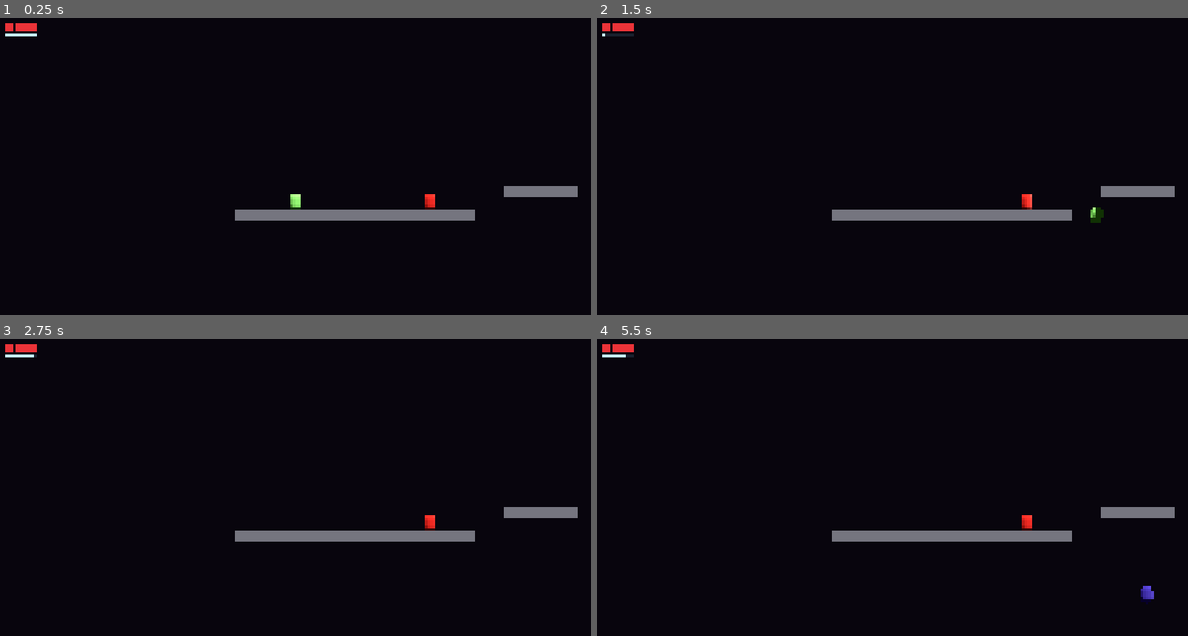
Above: before the commit, frames 1-4 (two rows, left to right).
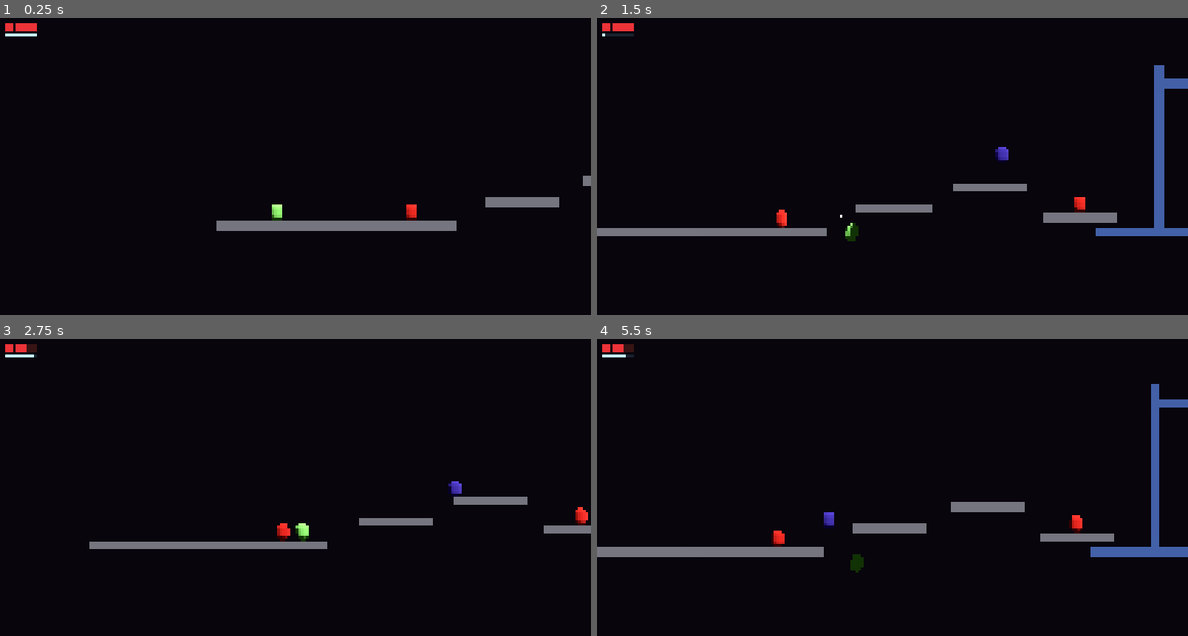
Above: after the commit, the same moments.

Repository: Cuylerleon96/echoes-of-the-great-root
Game: Godot game, scene res://main.tscn
Same seed, same stepped clock (60 frames per second), same inputs: the game is played once before the commit and once after it.
Inputs:
- Up to frame 1 (0.25 s): no input
- Up to frame 2 (1.5 s): hold X (dash) 0.53-1.28 s; hold D (move_right) from 0.53 s (still down); tap Space (jump) at 0.77 s; tap E (stun) at 1.35 s
- Up to frame 3 (2.75 s): tap Space (jump) at 1.52 s; release D (move_right) at 2.03 s; hold A (move_left) from 2.03 s (still down); hold X (dash) from 2.03 s (still down)
- Up to frame 4 (5.5 s): release X (dash) at 2.78 s; tap E (stun) at 2.85, 4.35 s; tap Space (jump) at 3.02, 3.77, 4.52 s; release A (move_left) at 3.53 s; hold S (move_down) 3.53-4.28 s; hold X (dash) 3.53-4.28 s; hold D (move_right) from 4.28 s (still down); hold X (dash) from 5.03 s (still down)

The runs differ from the first frame. In frame 1, 4.1% of the frame differs, in the area x 36-100%, y 53-72%; in frame 2, 5.6%; in frame 3, 4.2%; in frame 4, 6.1%, in the area x 0-100%, y 1-90%.
Error before the commit: Parse Error: Cannot infer the type of "push" variable because the value doesn't have a set type. (res://main.gd:101)

Commit message:
Fix parser error that froze the camera
get_node() returns untyped Node, so the ternary assigning 'push' mixed
float (signf) with Variant (facing_direction), failing type inference.
Cast to MovementComponent first so the type is known.

Co-Authored-By: Claude Sonnet 4.6 <noreply@anthropic.com>

Diff:
--- a/main.gd
+++ b/main.gd
@@ -98,7 +98,8 @@
 			var dx := pos.x - e.global_position.x
 			if absf(dx) < MIN_DIST:
 				# Push away; if directly on top choose the direction the player was facing
-				var push := signf(dx) if absf(dx) > 0.05 else echo.get_node("MovementComponent").facing_direction
+				var movement := echo.get_node("MovementComponent") as MovementComponent
+				var push: float = signf(dx) if absf(dx) > 0.05 else movement.facing_direction
 				pos.x += push * (MIN_DIST - absf(dx) + 0.1)
 				clear = false
 		if clear:
